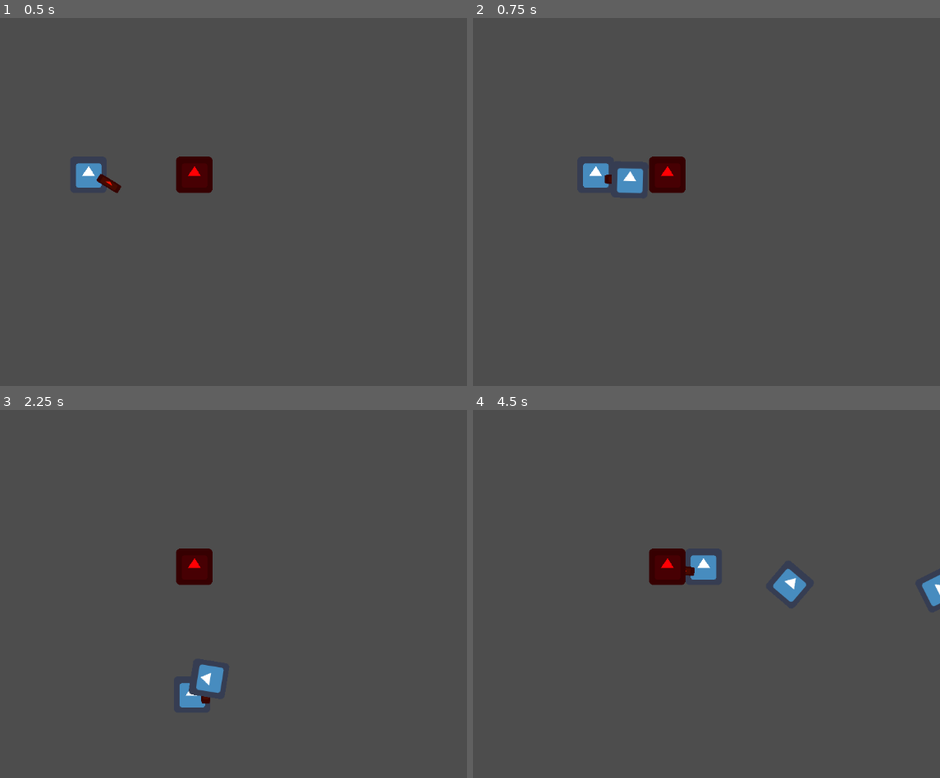
Above: before the commit, frames 1-4 (two rows, left to right).
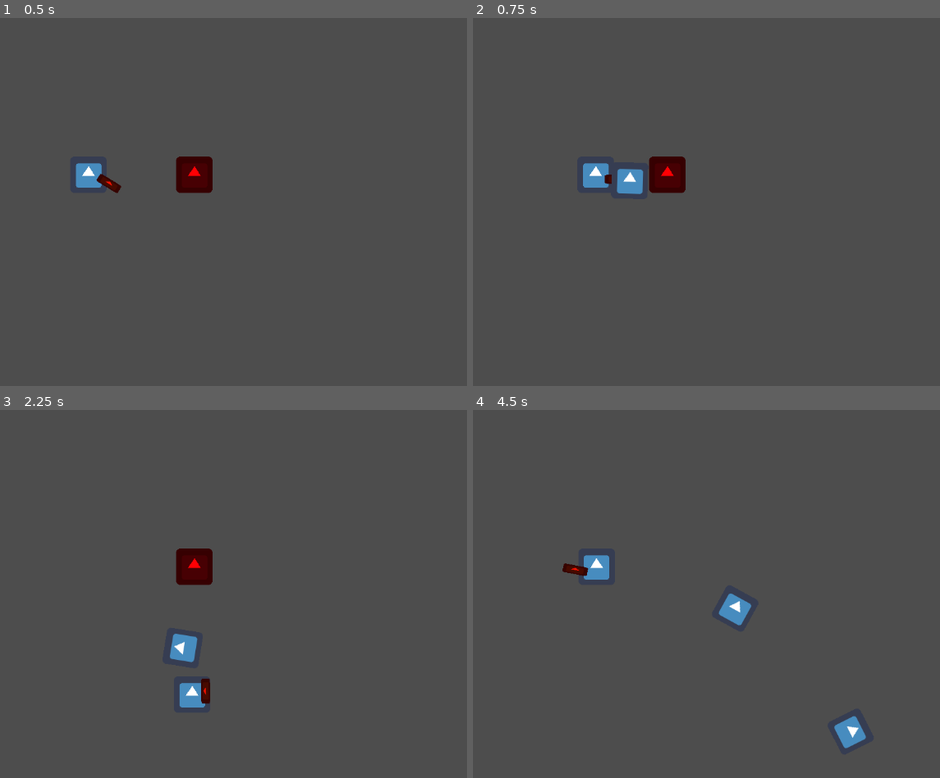
Above: after the commit, the same moments.

Repository: udison/tcc-project
Game: Godot game, scene res://scenes/worlds/world_test.tscn
Two runs of this game, one before a commit and one after it. Both use one fixed random seed, a clock stepped at 60 frames per second and the inputs below. The engine's default icon, where the game draws it, is replaced by a stand-in: a white triangle on a blue panel in a dark square.
Inputs (mouse positions are in pixels of both pictures, inside the frame that each line leads up to):
- Up to frame 1 (0.5 s): no input
- Up to frame 2 (0.75 s): tap Enter at 0.5 s; move the mouse to (757, 183) at 0.52 s; press the mouse at (757, 183) at 0.53 s; hold D (right) from 0.53 s (still down)
- Up to frame 3 (2.25 s): tap Space at 1.25 s; move the mouse to (9, 612) at 1.27 s; release D (right) at 1.28 s; release the mouse at (9, 612) at 1.28 s; hold S (down) 1.28-2.03 s; click (9, 612) at 1.35 s; move the mouse to (205, 513) at 2.02 s; press the mouse at (205, 513) at 2.03 s; hold D (right) from 2.03 s (still down)
- Up to frame 4 (4.5 s): move the mouse to (580, 667) at 2.77 s; release D (right) at 2.78 s; release the mouse at (580, 667) at 2.78 s; hold W (up) 2.78-3.53 s; click (580, 667) at 2.85 s; move the mouse to (809, 649) at 3.52 s; press the mouse at (809, 649) at 3.53 s; hold A (left) from 3.53 s (still down); move the mouse to (outside the picture) at 4.27 s; release the mouse at (outside the picture) at 4.28 s; click (outside the picture) at 4.35 s

Frame 1 is identical in both runs. In frame 2, less than 0.1% of the frame differs, in the area x 30-37%, y 40-48%; in frame 3, 0.8%; in frame 4, 3.0%, in the area x 19-100%, y 37-92%.

Commit message:
fixed bullet rotation and added bullet lifespan

Diff:
--- a/scenes/weapons/Bullet.tscn
+++ b/scenes/weapons/Bullet.tscn
@@ -19,4 +19,9 @@
 [node name="CollisionShape" type="CollisionShape2D" parent="Area"]
 shape = SubResource( "CircleShape2D_prrmr" )
 
+[node name="LifespanTimer" type="Timer" parent="."]
+wait_time = 20.0
+autostart = true
+
 [connection signal="body_entered" from="Area" to="." method="_on_body_entered"]
+[connection signal="timeout" from="LifespanTimer" to="." method="destroy"]
--- a/scripts/combat/Bullet.gd
+++ b/scripts/combat/Bullet.gd
@@ -5,23 +5,27 @@
 @export var VELOCITY: float = 5.0
 
 @onready var area: Area2D = $Area
+@onready var lifespan_timer: Timer = $LifespanTimer
 
 var shot_by_player: bool = false
 
 func _ready():
-	var new_collision_mask: int = 0
+	var collision_mask: int = 0
+
 	if shot_by_player:
-		new_collision_mask = PhysicsLayers.WORLD | PhysicsLayers.ENEMIES
+		collision_mask = PhysicsLayers.WORLD | PhysicsLayers.ENEMIES
 	else:
-		new_collision_mask = PhysicsLayers.WORLD | PhysicsLayers.PLAYER
+		collision_mask = PhysicsLayers.WORLD | PhysicsLayers.PLAYER
 
-	print(1 | 5)
-	area.set_collision_mask(new_collision_mask)
+	area.set_collision_mask(collision_mask)
 
 func _physics_process(delta):
-	position += Vector2.RIGHT * VELOCITY
+	position += Vector2.RIGHT.rotated(global_rotation) * VELOCITY
 
 func _on_body_entered(body):
 	if body is Entity:
 		body.take_damage(DAMAGE)
-		queue_free()
+		destroy()
+
+func destroy():
+	queue_free()
Not shown: 1 places in scenes/characters/Enemy.tscn that only renumber resources
Not shown: 1 places in scenes/worlds/world_test.tscn that only renumber resources
